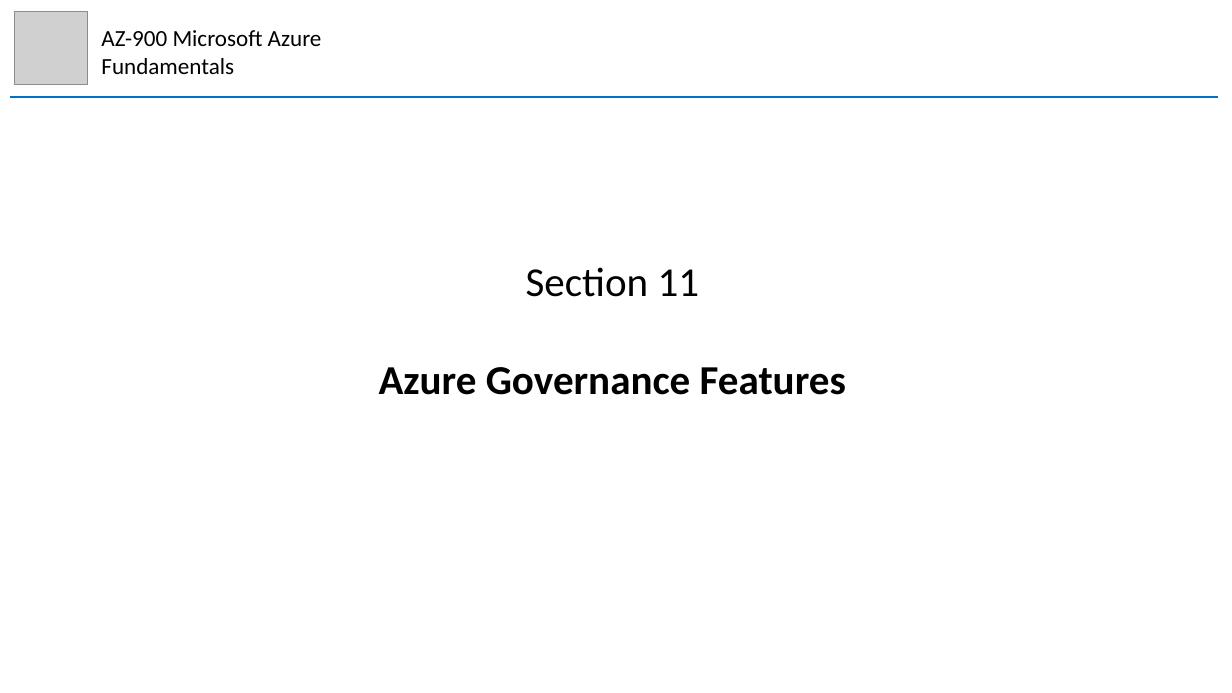
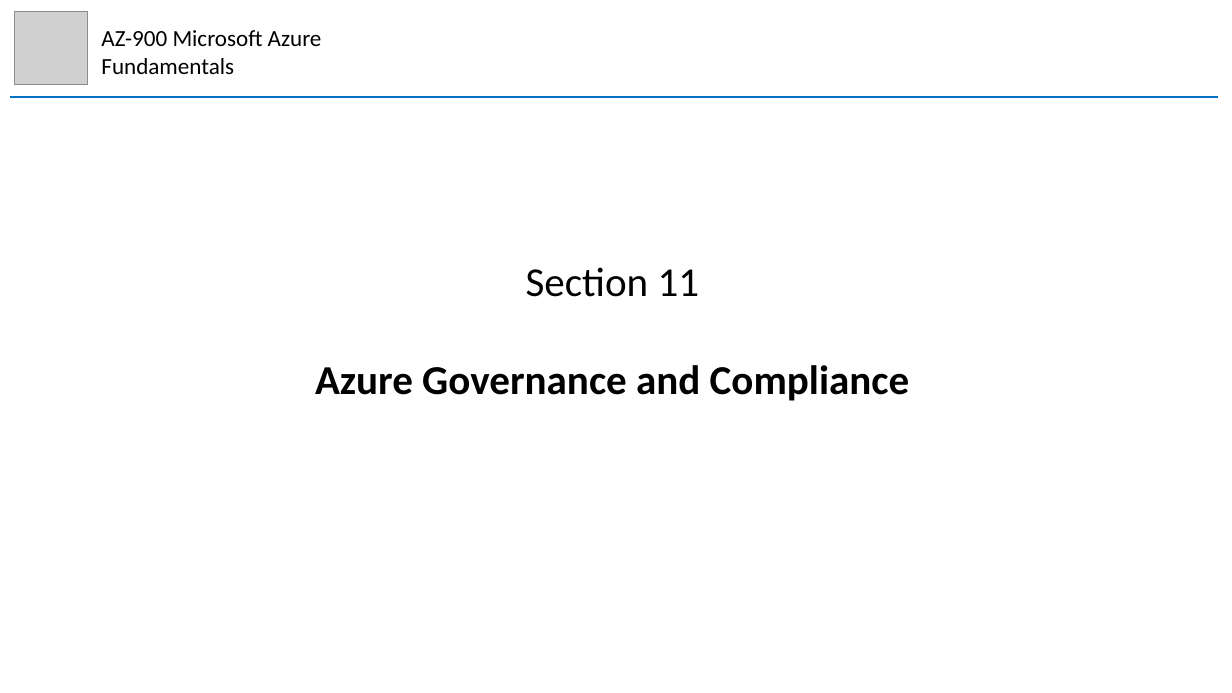
Before and after one commit to mhaythornthwaite/Testing_ML_Algorithms, a slide deck: slide 42 of Azure_AZ-900_Fundamentals/MJH_AZ-900_Azure_Fundamentals_Notes.pptx (slide 38 before the commit). Drawn at 1232x693 pixels with LibreOffice and Linux fonts; fonts in the diff are those of the drawing; grey boxes stand for pictures. Boxes give left, top, right and bottom in pixels: in the first picture for what was removed or moved away, otherwise in the second. Text is boxed around its words. In the diff, an @@ line names an element or a change of style, - is before the commit and + after.

Commit message:
Azure AZ-900 Section 10

```diff
--- a/Azure_AZ-900_Fundamentals/MJH_AZ-900_Azure_Fundamentals_Notes.pptx
+++ b/Azure_AZ-900_Fundamentals/MJH_AZ-900_Azure_Fundamentals_Notes.pptx
@@ text at (315, 365, 910, 401): text changed @@
-Azure Governance Features
+Azure Governance and Compliance
```
Also in this commit, not shown: 4 other slides changed, 5 slides added, 3 slides removed.
